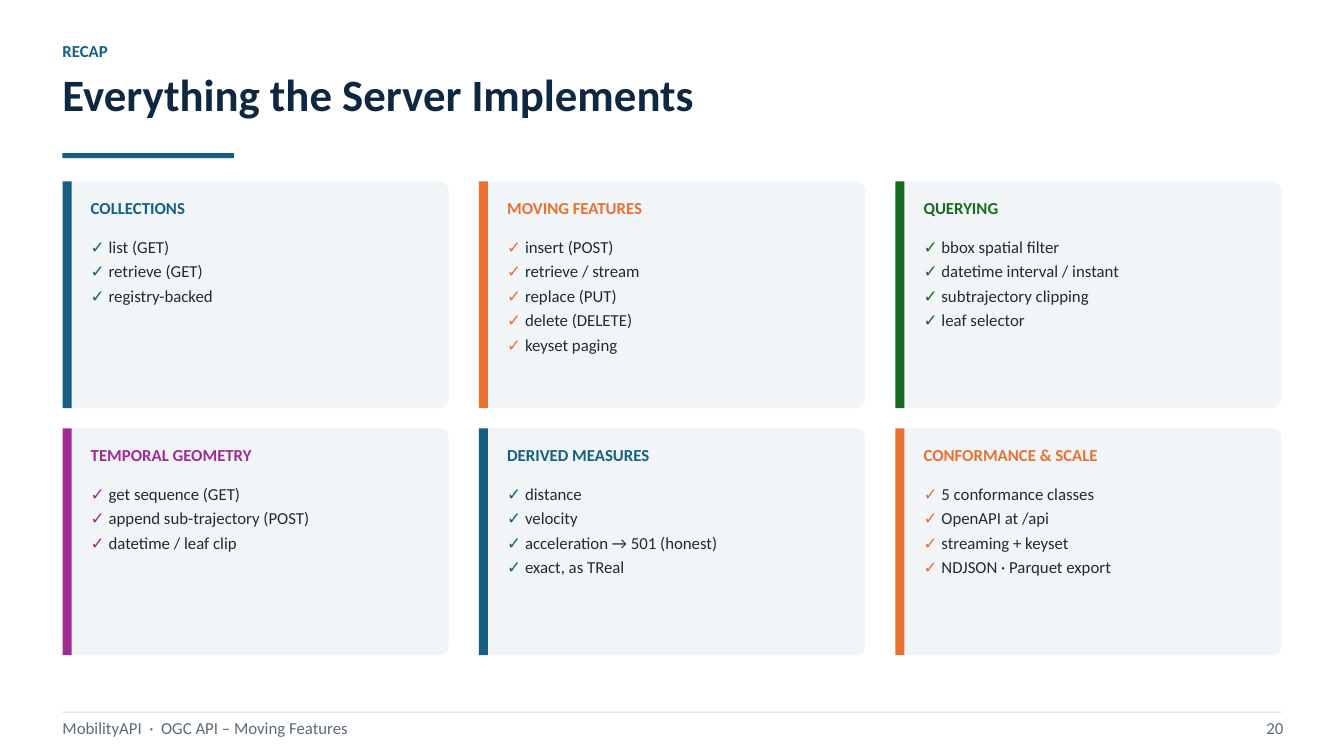
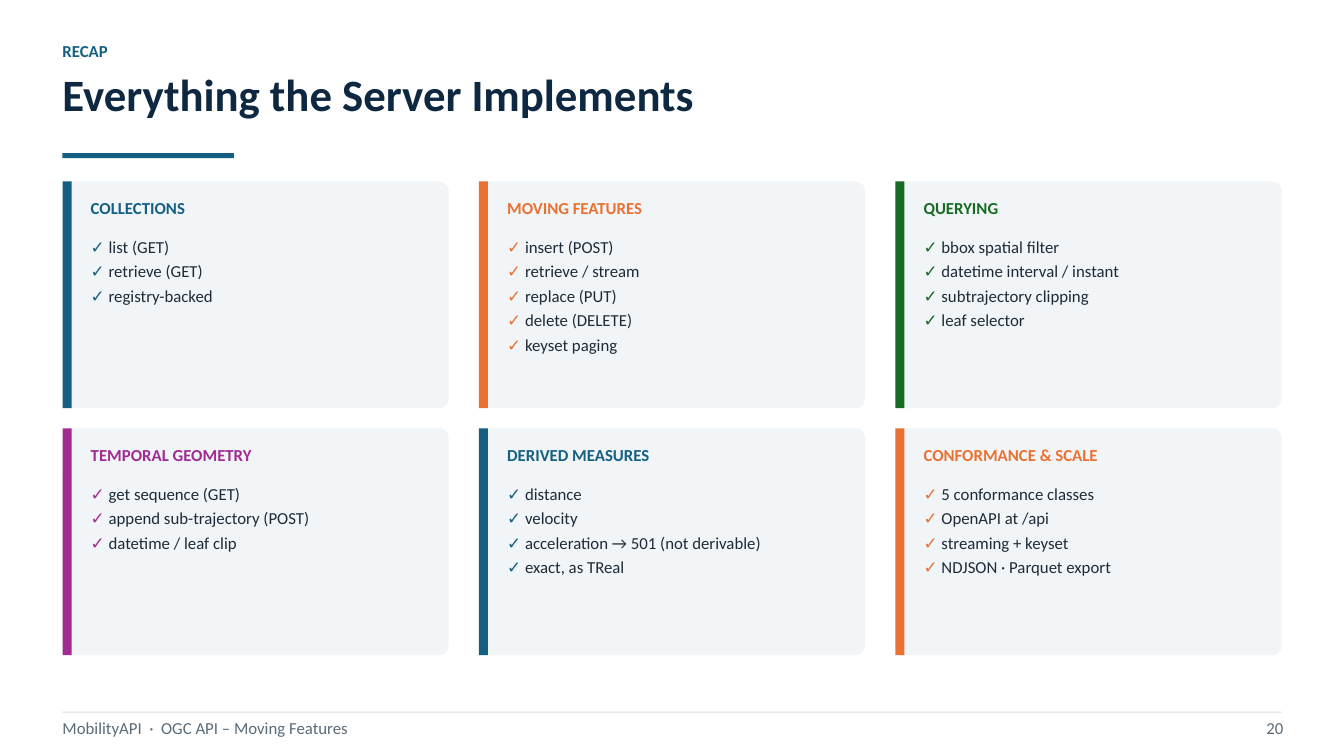
Before and after one commit to MobilityDB/MobilityAPI, a slide deck: slide 23 of MobilityAPIV5.pptx. Drawn at 1344x756 pixels with LibreOffice and Linux fonts; fonts in the diff are those of the drawing. Boxes give left, top, right and bottom in pixels: in the first picture for what was removed or moved away, otherwise in the second. Text is boxed around its words. In the diff, an @@ line names an element or a change of style, - is before the commit and + after.

```diff
--- a/MobilityAPIV5.pptx
+++ b/MobilityAPIV5.pptx
@@ text at [525,537,760,551]: text changed @@
-✓ acceleration → 501 (honest)
+✓ acceleration → 501 (not derivable)
```
Also in this commit, not shown: 4 other slides changed, 2 other files.
